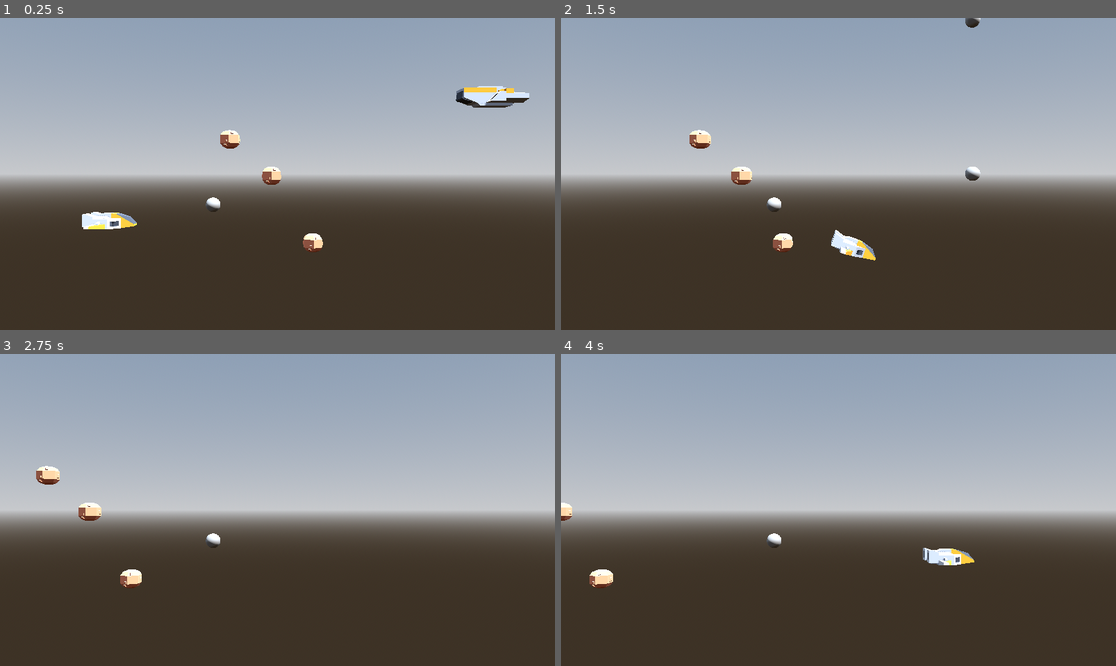
Above: before the commit, frames 1-4 (two rows, left to right).
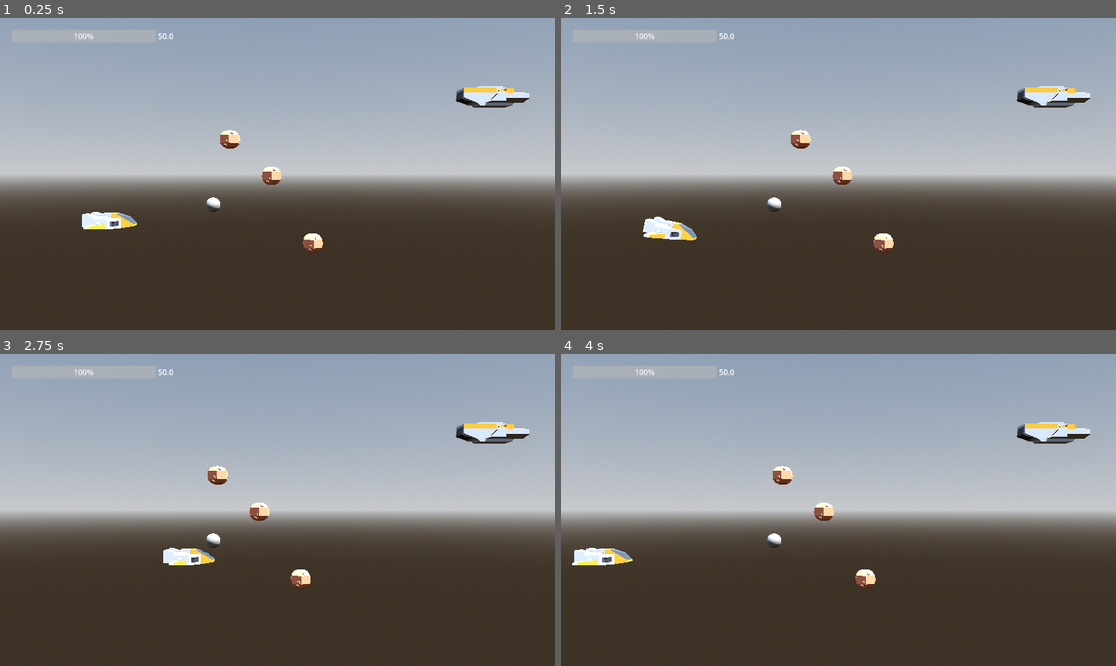
Above: after the commit, the same moments.

Repository: thomz2/smd-space-shooter
Game: Godot game, scene res://scenes/map/test_map.tscn
Two runs of this game, one before a commit and one after it. Both use one fixed random seed, a clock stepped at 60 frames per second and the inputs below.
Inputs:
- Up to frame 1 (0.25 s): no input
- Up to frame 2 (1.5 s): tap Enter at 0.5 s; hold Right (ui_right) 0.53-1.28 s; tap X (dodge) at 0.6 s; tap R at 0.8, 1.35 s; hold Down (ui_down) from 1.28 s (still down)
- Up to frame 3 (2.75 s): tap X (dodge) at 1.55, 2.1 s; release Down (ui_down) at 2.03 s; hold Right (ui_right) from 2.03 s (still down); tap R at 2.3 s
- Up to frame 4 (4 s): release Right (ui_right) at 2.78 s; hold Up (ui_up) 2.78-3.53 s; tap Z (shoot) at 2.85 s; tap X (dodge) at 3.05 s; hold Left (ui_left) from 3.53 s (still down); tap R at 3.6 s

The runs differ from the first frame. In frame 1, less than 0.1% of the frame differs, in the area x 13-32%, y 4-7%; in frame 2, 3.0%, in the area x 13-96%, y 0-78%; in frame 3, 2.4%; in frame 4, 2.5%.

Commit message:
max health, ui, bugs

Diff:
--- a/scenes/enemies/asteroid.tscn
+++ b/scenes/enemies/asteroid.tscn
@@ -14,6 +14,7 @@
 collision_layer = 4
 collision_mask = 0
 script = ExtResource("1_iamhl")
+max_health = 1.0
 health = 1.0
 
 [node name="CollisionShape3D" type="CollisionShape3D" parent="."]
--- a/scenes/enemies/enemy_ship_bullet.tscn
+++ b/scenes/enemies/enemy_ship_bullet.tscn
@@ -13,7 +13,7 @@
 material = SubResource("StandardMaterial3D_w2mdf")
 
 [node name="EnemyShipBullet" type="CharacterBody3D"]
-collision_layer = 8
+collision_layer = 0
 collision_mask = 0
 script = ExtResource("1_vtwr2")
 initial_speed = 30.0
--- a/scenes/map/test_map.tscn
+++ b/scenes/map/test_map.tscn
@@ -1,10 +1,11 @@
-[gd_scene load_steps=9 format=3 uid="uid://b7s3q5f5vttjw"]
+[gd_scene load_steps=10 format=3 uid="uid://b7s3q5f5vttjw"]
 
 [ext_resource type="PackedScene" uid="uid://cvya6ox4fom6q" path="res://scenes/player/player.tscn" id="1_a8d83"]
 [ext_resource type="PackedScene" uid="uid://030jn1smum0a" path="res://scenes/enemies/asteroid.tscn" id="2_meryx"]
 [ext_resource type="PackedScene" uid="uid://bkudow7s0253u" path="res://scenes/enemies/enemy_ship.tscn" id="3_3o3x5"]
 [ext_resource type="PackedScene" uid="uid://cga4v1pg77y3o" path="res://scenes/enemies/generic_bullet.tscn" id="4_b26ht"]
 [ext_resource type="Script" path="res://scripts/combat/on_death_bullet_spawner.gd" id="4_mdaax"]
+[ext_resource type="Script" path="res://scripts/reset_scene_listener.gd" id="6_fc5yc"]
 
 [sub_resource type="ProceduralSkyMaterial" id="ProceduralSkyMaterial_knqax"]
 sky_horizon_color = Color(0.64625, 0.65575, 0.67075, 1)
@@ -34,26 +35,32 @@
 [node name="Player" parent="." instance=ExtResource("1_a8d83")]
 transform = Transform3D(1, 0, 0, 0, 1, 0, 0, 0, 1, 0, -0.666853, 2.69884)
 
-[node name="Asteroid" parent="." instance=ExtResource("2_meryx")]
+[node name="GenericBullet" parent="." instance=ExtResource("4_b26ht")]
+transform = Transform3D(1, 0, 0, 0, 1, 0, 0, 0, 1, 0, 0, -1.47924)
+collision_layer = 0
+
+[node name="Enemies" type="Node3D" parent="."]
+
+[node name="Asteroid" parent="Enemies" instance=ExtResource("2_meryx")]
 transform = Transform3D(1, 0, 0, 0, 1, 0, 0, 0, 1, 0.0325872, 1.18806, -4.64667)
 
-[node name="Asteroid2" parent="." instance=ExtResource("2_meryx")]
+[node name="Asteroid2" parent="Enemies" instance=ExtResource("2_meryx")]
 transform = Transform3D(1, 0, 0, 0, 1, 0, 0, 0, 1, 0.0325872, 2.68681, -2.92919)
 
-[node name="Asteroid3" parent="." instance=ExtResource("2_meryx")]
+[node name="Asteroid3" parent="Enemies" instance=ExtResource("2_meryx")]
 transform = Transform3D(1, 0, 0, 0, 1, 0, 0, 0, 1, 0.0325872, -1.57253, -6.34888)
 
-[node name="Asteroid4" parent="." instance=ExtResource("2_meryx")]
+[node name="Asteroid4" parent="Enemies" instance=ExtResource("2_meryx")]
 transform = Transform3D(1, 0, 0, 0, 1, 0, 0, 0, 1, 0.0325872, -1.57253, -6.34888)
 
-[node name="EnemyShip" parent="." instance=ExtResource("3_3o3x5")]
+[node name="EnemyShip" parent="Enemies" instance=ExtResource("3_3o3x5")]
 transform = Transform3D(-1, 0, -8.74228e-08, 0, 1, 0, 8.74228e-08, 0, -1, -0.0413089, 4.46917, -12.8832)
 
-[node name="OnDeathBulletSpawner" type="Node3D" parent="EnemyShip"]
+[node name="OnDeathBulletSpawner" type="Node3D" parent="Enemies/EnemyShip"]
 script = ExtResource("4_mdaax")
 packed_bullet = ExtResource("4_b26ht")
 angle_offset_degrees = 45.0
 initial_speed_override = 10.0
 
-[node name="GenericBullet" parent="." instance=ExtResource("4_b26ht")]
-transform = Transform3D(1, 0, 0, 0, 1, 0, 0, 0, 1, 0, 0, -1.47924)
+[node name="ResetSceneListener" type="Node" parent="."]
+script = ExtResource("6_fc5yc")
--- /dev/null
+++ b/scenes/player/heads_up_display.gd
@@ -0,0 +1,29 @@
+extends CanvasLayer
+
+
+
+@export var health_bar : ProgressBar
+@export var health_label : Label
+
+
+@onready var player : Player = owner
+
+
+func _ready() -> void:
+	player.killed.connect(_on_player_killed)
+
+	health_bar.max_value = player.max_health
+	health_bar.value = player.max_health
+
+
+func _process(delta:float) -> void:
+	#we're updating the hud every frame instead of listening to changes
+	#it's less performant but perf is not an issue here
+	health_label.text = "%.1f" % player.health
+	#lerp over time makes a smoothing behavior
+	health_bar.value = lerp(health_bar.value, player.health, delta*10)
+
+
+
+func _on_player_killed() -> void:
+	health_bar.value = 0
--- /dev/null
+++ b/scenes/player/heads_up_display.tscn
@@ -0,0 +1,32 @@
+[gd_scene load_steps=2 format=3 uid="uid://7wauwjgrekp3"]
+
+[ext_resource type="Script" path="res://scenes/player/heads_up_display.gd" id="1_2tonf"]
+
+[node name="HeadsUpDisplay" type="CanvasLayer" node_paths=PackedStringArray("health_bar", "health_label")]
+script = ExtResource("1_2tonf")
+health_bar = NodePath("MarginContainer/HBoxContainer/HealthBar")
+health_label = NodePath("MarginContainer/HBoxContainer/HealthLabel")
+
+[node name="MarginContainer" type="MarginContainer" parent="."]
+anchors_preset = 15
+anchor_right = 1.0
+anchor_bottom = 1.0
+grow_horizontal = 2
+grow_vertical = 2
+theme_override_constants/margin_left = 24
+theme_override_constants/margin_top = 24
+theme_override_constants/margin_right = 24
+theme_override_constants/margin_bottom = 24
+
+[node name="HBoxContainer" type="HBoxContainer" parent="MarginContainer"]
+layout_mode = 2
+size_flags_horizontal = 0
+size_flags_vertical = 0
+
+[node name="HealthBar" type="ProgressBar" parent="MarginContainer/HBoxContainer"]
+custom_minimum_size = Vector2(300, 0)
+layout_mode = 2
+
+[node name="HealthLabel" type="Label" parent="MarginContainer/HBoxContainer"]
+layout_mode = 2
+text = "0.0"
--- a/scenes/player/player.gd
+++ b/scenes/player/player.gd
@@ -37,18 +37,22 @@
 	#bullet.global_rotation = self.global_rotation
 
 func dodge() -> void:
-	dodge_timer = 1.0
-	is_invincible = true #disables collisions
-	reflector.disabled = false
+	dodge_timer = 0.5
+	var active_reflect_timer = 0.3
+
 	var rotation_tween = create_tween().set_ease(Tween.EASE_OUT).set_trans(Tween.TRANS_CUBIC)
-	rotation_tween.tween_property(self, "rotation_degrees:z", 720, dodge_timer * 0.9).from(0)
+	rotation_tween.tween_property(self, "rotation_degrees:z", 360, dodge_timer).from(0)
 
-	var collision_tween = create_tween()
-	collision_tween.tween_property(self, "is_invincible", true, 0)
-	collision_tween.tween_property(reflector, "disabled", false, 0)
-	collision_tween.tween_interval(dodge_timer)
-	collision_tween.tween_property(reflector, "disabled", true, 0)
-	collision_tween.tween_property(self, "is_invincible", false, 0)
+	var invincibility_tween = create_tween()
+	invincibility_tween.tween_property(self, "is_invincible", true, 0)
+	invincibility_tween.tween_interval(active_reflect_timer)
+	invincibility_tween.tween_property(self, "is_invincible", false, 0)
+
+	var reflect_tween = create_tween()
+	reflect_tween.tween_property(reflector, "disabled", false, 0)
+	reflect_tween.tween_interval(active_reflect_timer)
+	reflect_tween.tween_property(reflector, "disabled", true, 0)
+
 
 
 # called every physics frame
@@ -79,7 +83,7 @@
 
 
 # replace normal behavior with custom animation
-func _kill():
+func kill():
 	# can't collide if dead
 	set_deferred("collision_layer", 0)
 	set_deferred("collision_mask", 0)
--- a/scenes/player/player.tscn
+++ b/scenes/player/player.tscn
@@ -1,9 +1,10 @@
-[gd_scene load_steps=7 format=3 uid="uid://cvya6ox4fom6q"]
+[gd_scene load_steps=8 format=3 uid="uid://cvya6ox4fom6q"]
 
 [ext_resource type="Script" path="res://scenes/player/player.gd" id="1_tl27y"]
 [ext_resource type="ArrayMesh" uid="uid://pou5tpidnnbv" path="res://assets/kenney_spaceships/craft_speederC.obj" id="2_bktko"]
 [ext_resource type="PackedScene" uid="uid://cq3pg2mk2yn72" path="res://scenes/player/player_bullet.tscn" id="2_odxub"]
 [ext_resource type="Script" path="res://scenes/player/player_reflector_area.gd" id="4_p5ua8"]
+[ext_resource type="PackedScene" uid="uid://7wauwjgrekp3" path="res://scenes/player/heads_up_display.tscn" id="5_d8vqi"]
 
 [sub_resource type="BoxShape3D" id="BoxShape3D_gsnyb"]
 size = Vector3(2.15039, 0.561646, 1.62308)
@@ -16,7 +17,7 @@
 collision_mask = 0
 script = ExtResource("1_tl27y")
 packed_bullet = ExtResource("2_odxub")
-health = 1.0
+max_health = 50.0
 
 [node name="Model" type="MeshInstance3D" parent="."]
 transform = Transform3D(-1, 0, -8.74228e-08, 0, 1, 0, 8.74228e-08, 0, -1, 0, -0.276724, 0)
@@ -36,3 +37,5 @@
 
 [node name="CollisionShape3D" type="CollisionShape3D" parent="PlayerBulletReflectorArea3D"]
 shape = SubResource("SphereShape3D_0rek0")
+
+[node name="HeadsUpDisplay" parent="." instance=ExtResource("5_d8vqi")]
--- a/scripts/combat/bullet_3d.gd
+++ b/scripts/combat/bullet_3d.gd
@@ -63,7 +63,7 @@
 
 
 func get_global_forwards() -> Vector3:
-	return -global_basis.z
+	return (-global_basis.z).normalized()
 
 func set_global_forwards(forwards:Vector3) -> void:
 	look_at(global_position + forwards, Vector3.UP)
--- a/scripts/combat/combat_character_3d.gd
+++ b/scripts/combat/combat_character_3d.gd
@@ -4,16 +4,27 @@
 
 
 signal killed
+signal health_changed(new_amount:float)
 
 
-@export var health := 10.0 :
+@export var max_health : float = 10.0:
+	set(value):
+		max_health = max(1.0, value)
+		health = health #run setter
+
+var health : float = max_health :
 	set(value): # custom setter function
 		if health <= 0: return # don't process damage if already dead
-		health = max(0, value)
+		health = clamp(value, 0, max_health)
+		health_changed.emit(health)
 		if health <= 0:
-			_kill()
+			kill()
 
 
-func _kill() -> void:
+func _ready() -> void:
+	health = max_health
+
+
+func kill() -> void:
 	killed.emit()
 	queue_free() # deletes the node and its children.
--- /dev/null
+++ b/scripts/reset_scene_listener.gd
@@ -0,0 +1,8 @@
+class_name ResetSceneListener
+extends Node
+
+
+func _unhandled_input(event: InputEvent) -> void:
+	if event is InputEventKey:
+		if event.keycode == KEY_R and event.is_pressed() and !event.echo:
+			get_tree().reload_current_scene()
